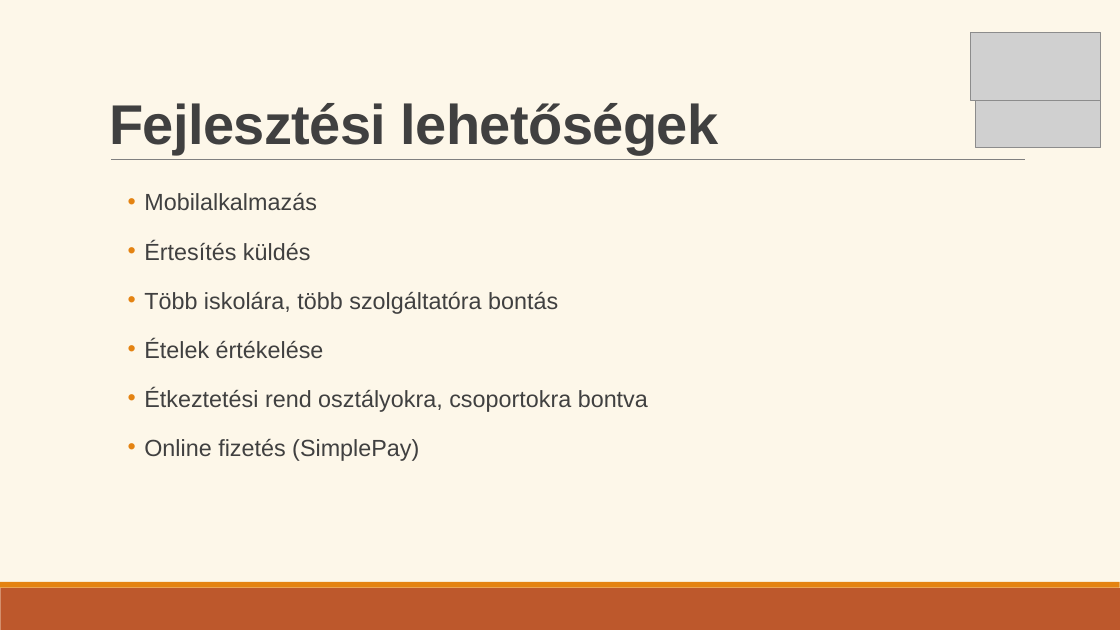
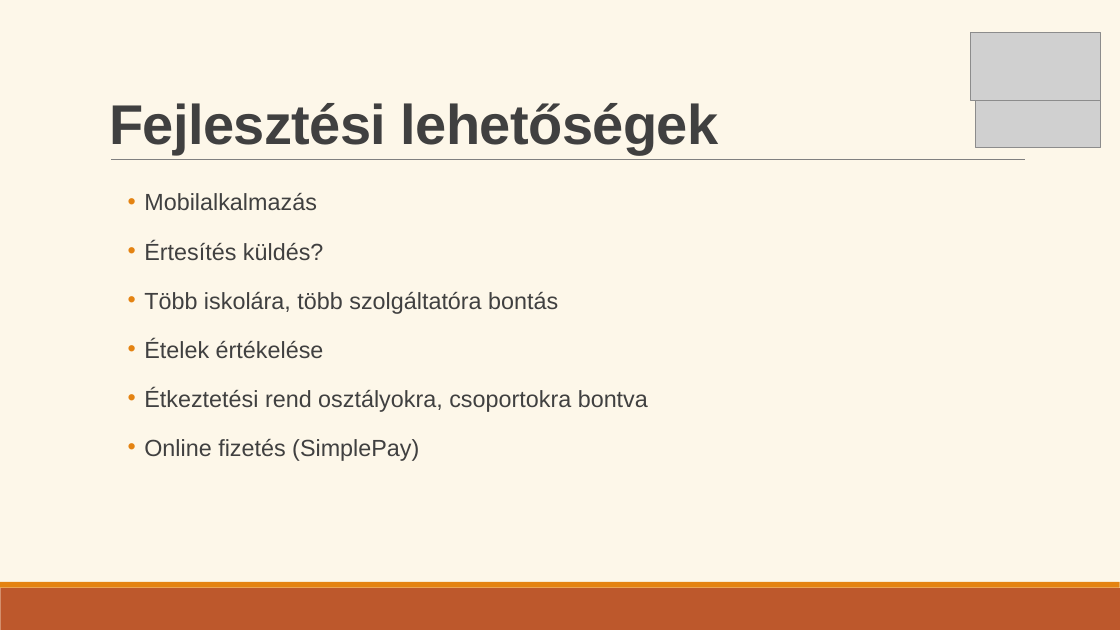
Before and after one commit to Ella50/13_S1_1_vizsgaremek, a slide deck: slide 13 of Dokumentációhoz/Prezentáció/eMenza_AtkariAriella_FarkasDominik.pptx (slide 11 before the commit). Drawn at 1120x630 pixels with LibreOffice and Linux fonts; fonts in the diff are those of the drawing; grey boxes stand for pictures. Boxes give left, top, right and bottom in pixels: in the first picture for what was removed or moved away, otherwise in the second. Text is boxed around its words. In the diff, an @@ line names an element or a change of style, - is before the commit and + after.

```diff
--- a/Dokumentációhoz/Prezentáció/eMenza_AtkariAriella_FarkasDominik.pptx
+++ b/Dokumentációhoz/Prezentáció/eMenza_AtkariAriella_FarkasDominik.pptx
@@ text at (144, 241, 324, 260): text changed @@
-  • Értesítés küldés
+  • Értesítés küldés?
```
Also in this commit, not shown: 2 other slides changed, 3 slides added.
